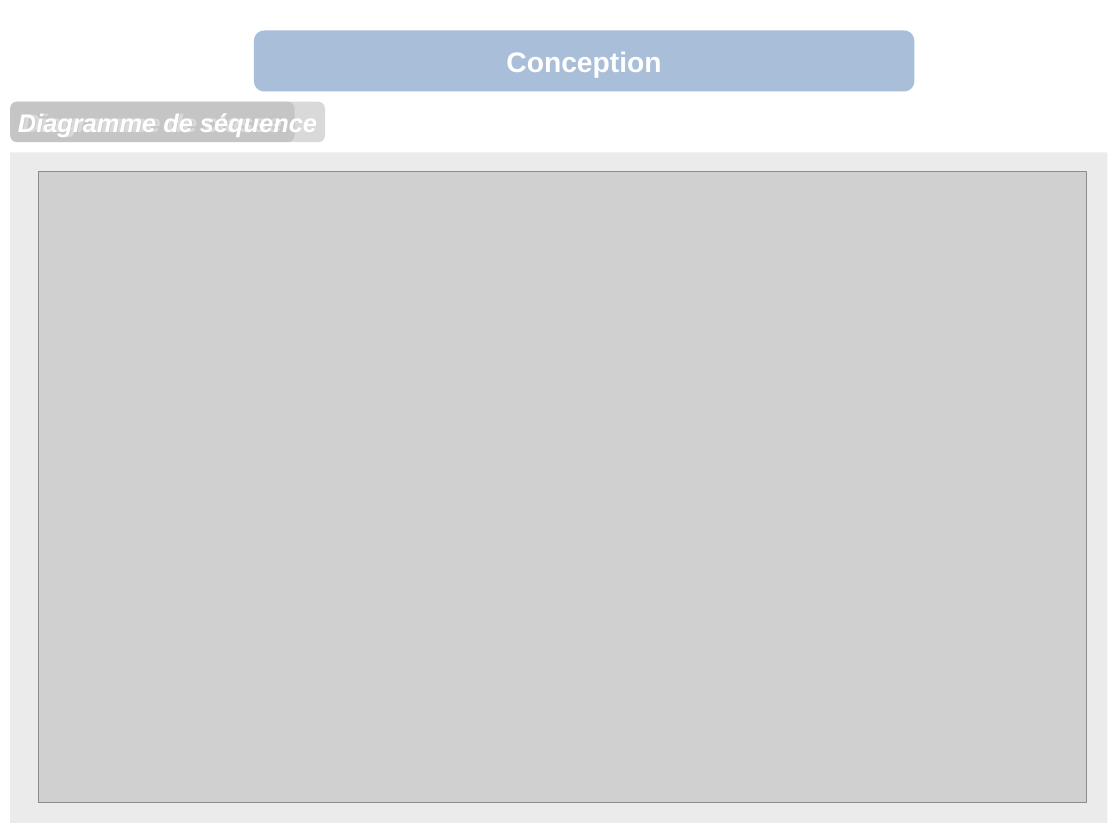
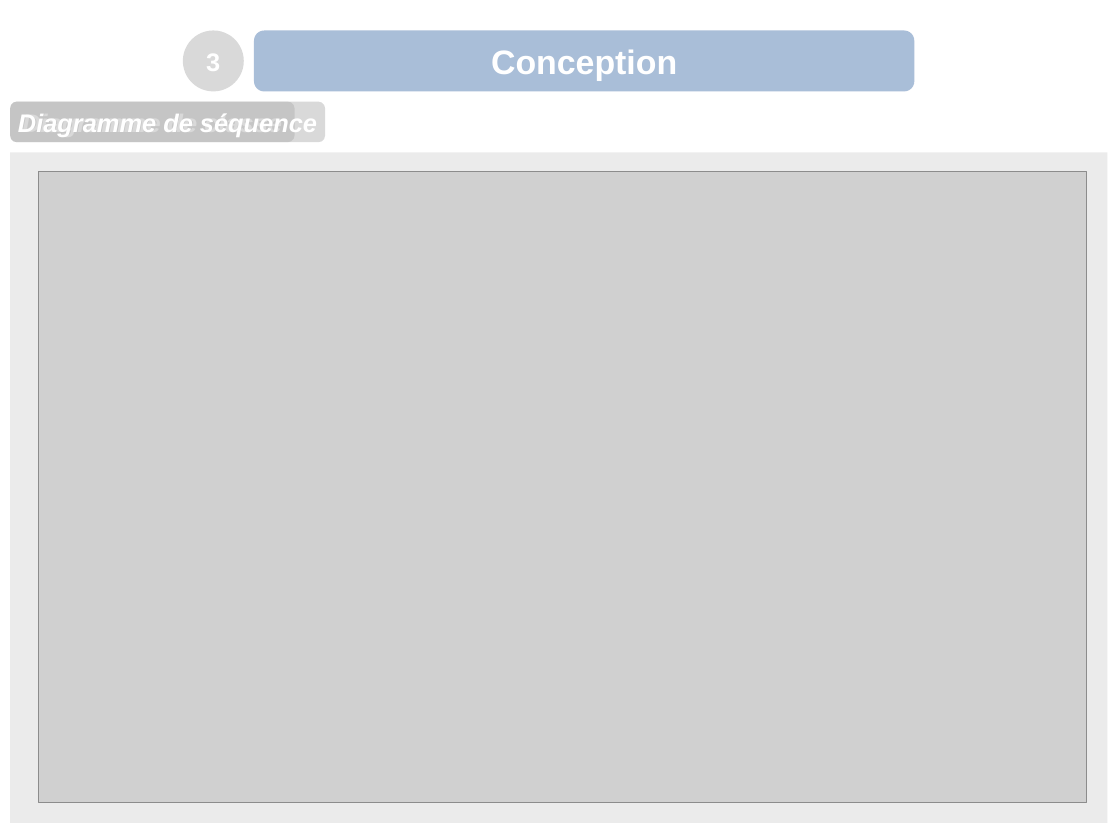
Before and after one commit to amine95bz/PFE, a slide deck: slide 10 of presentation.odp. Drawn at 1120x840 pixels with LibreOffice and Linux fonts; fonts in the diff are those of the drawing; grey boxes stand for pictures; background and template pictures are left out. Boxes give left, top, right and bottom in pixels: in the first picture for what was removed or moved away, otherwise in the second. Text is boxed around its words. In the diff, an @@ line names an element or a change of style, - is before the commit and + after.

```diff
--- a/presentation.odp
+++ b/presentation.odp
@@ ellipse added at box(183, 30, 244, 91), fill #B2B2B2 at 49% opacity, 18 pt, text #FFFFFF, bold @@
+3
@@ rounded rectangle "Conception" at box(254, 30, 915, 91): size 20 to 24 pt @@
```
Also in this commit, not shown: 12 other slides changed, 1 slide added, 1 slide removed, 2 other files.
